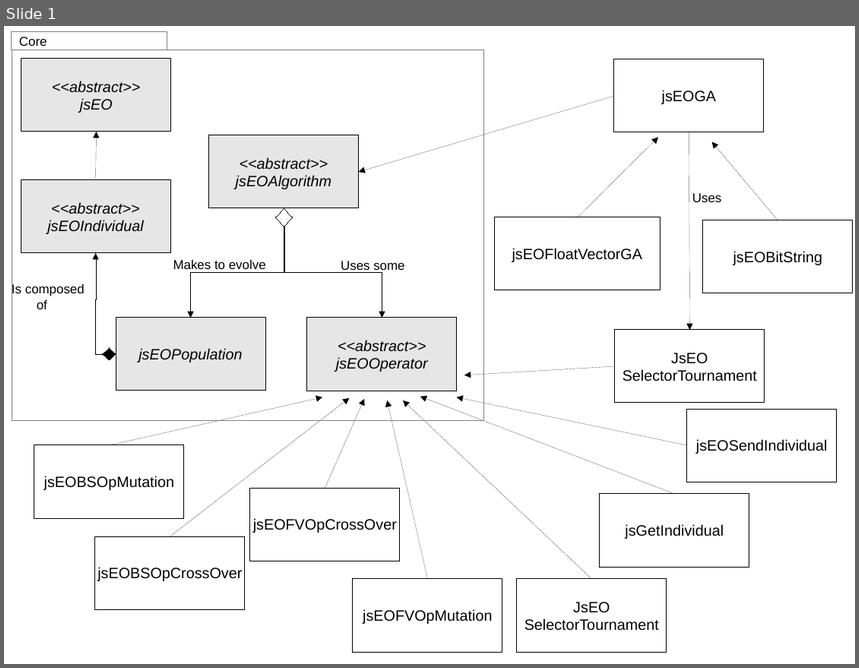
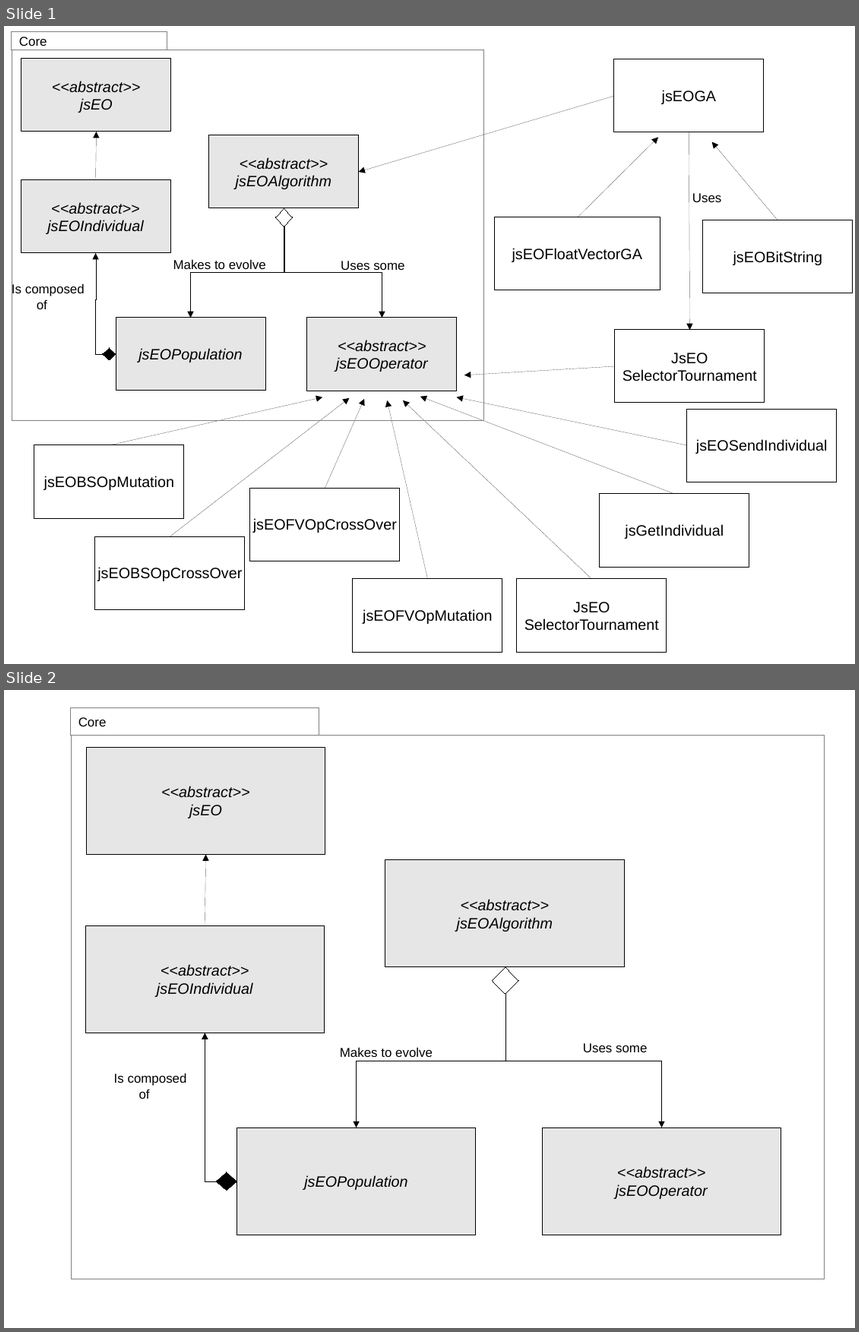
Before and after one commit to geneura/papers, a slide deck: 2013/EvoStar/jsEO/class-diagram.odp. Shown one above the other, each under a label of ours: slide 1 before the commit, slides 1 and 2 after it. The pictures are 859x668 and 859x1332 pixels, drawn with LibreOffice and Linux fonts; fonts in the diff are those of the drawing. Boxes give left, top, right and bottom in pixels: in the first picture for what was removed or moved away, otherwise in the second. Text is boxed around its words. In the diff, an @@ line names an element or a change of style, - is before the commit and + after.

```diff
--- a/2013/EvoStar/jsEO/class-diagram.odp
+++ b/2013/EvoStar/jsEO/class-diagram.odp
@@ slide 2 added at [4,690,855,1328], background #FFFFFF @@
@@ rectangle added at [70,708,319,736], fill #FFFFFF, outline #808080 0 pt, 12 pt, text #000000 @@
+Core
@@ rectangle added at [71,735,825,1279], outline #808080 0 pt @@
@@ rectangle added at [87,747,325,854], fill #E6E6E6, outline #000000 0 pt, 14 pt, text #000000, italic @@
+<<abstract>>
+jsEO
@@ arrow added from (205, 926) to (205, 854), #000000 0 pt @@
@@ rectangle added at [386,860,624,967], fill #E6E6E6, outline #000000 0 pt, 14 pt, text #000000, italic @@
+<<abstract>>
+jsEOAlgorithm
@@ rectangle added at [86,926,325,1034], fill #E6E6E6, outline #000000 0 pt, 14 pt, text #000000, italic @@
+<<abstract>>
+jsEOIndividual
@@ diamond added at [492,967,519,994], fill #FFFFFF, outline #000000 0 pt @@
@@ elbow arrow added from (506, 994) to (356, 1128), #000000 0 pt @@
@@ elbow arrow added from (506, 994) to (662, 1128), #000000 0 pt @@
@@ elbow arrow added from (216, 1182) to (205, 1033), #000000 0 pt @@
@@ text added at [340,1047,433,1057], 12 pt, text #000000 @@
+Makes to evolve
@@ text added at [583,1043,647,1053], 12 pt, text #000000 @@
+Uses some
@@ text added at [114,1073,187,1099], 12 pt, text #000000 @@
+Is composed
+of
@@ rectangle added at [237,1128,476,1236], fill #E6E6E6, outline #000000 0 pt, 14 pt, text #000000, italic @@
+jsEOPopulation
@@ rectangle added at [542,1128,781,1236], fill #E6E6E6, outline #000000 0 pt, 14 pt, text #000000, italic @@
+<<abstract>>
+jsEOOperator
@@ diamond added at [216,1173,237,1191], fill #000000, outline #000000 0 pt @@
```
Also in this commit, not shown: 3 other files.
